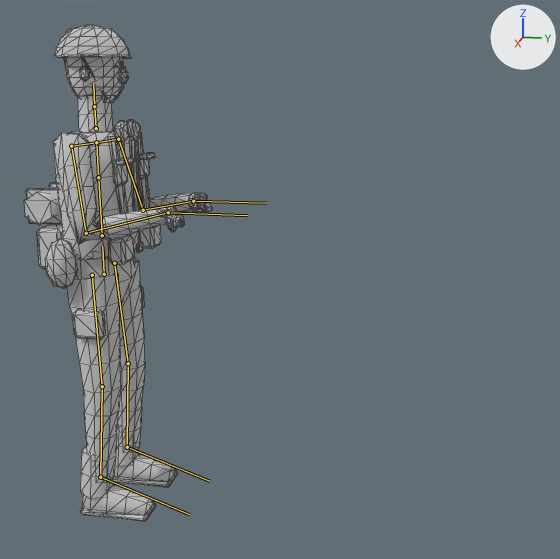
One commit to the glTF model ambush_loop/art/v2/models/enemy_patrol_lod1.glb: the scene before it, then after it.
Camera for both pictures: a camera (50 mm lens) standing at (2.72, 1.24, 1.62) and looking at (0.0, 0.69, 0.94). The axes (+X, +Y, +Z) are drawn at upper right. The lights are the same throughout. The first picture is the older version. The bones that change, and the others that lie on the model, are drawn over the model as lines. Mesh edges are drawn as thin lines.

The first picture shows 'enemy_patrol_body_lod1'.
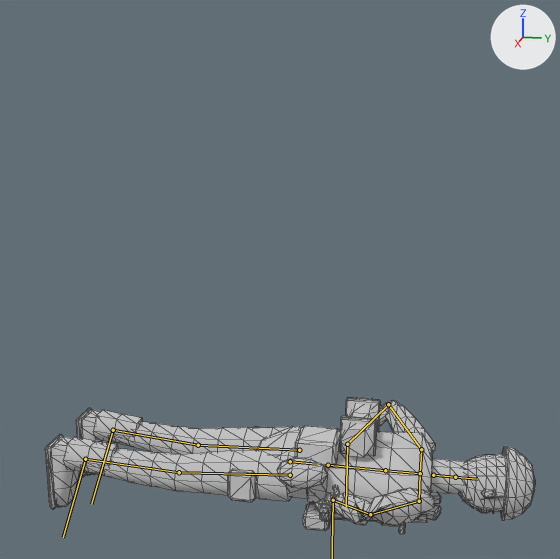
The newer file adds an action. The first version stands in its rest pose; the second is drawn at frame 0 of the action 'corpse_lift'.

Boxes [x1, y1, x2, y2] around the edits, measured in the pictures (560 x 559 px):
'enemy_patrol_body_lod1', posed (160% wider, 72% shorter)
    before: [24, 25, 212, 522]
    after: [45, 397, 535, 534]
bone 'pelvis', root to tip
    before: (104, 274) to (102, 246)
    after: (290, 461) to (317, 464)
bone 'clavicle.L', root to tip
    before: (96, 142) to (118, 139)
    after: (420, 473) to (421, 449)
bone 'upper_arm.L', root to tip
    before: (118, 139) to (143, 210)
    after: (421, 449) to (388, 404)
bone 'forearm.L', root to tip
    before: (143, 210) to (193, 201)
    after: (388, 404) to (347, 444)
bone 'hand.L', root to tip
    before: (193, 201) to (266, 203)
    after: (347, 444) to (346, 506)
bone 'clavicle.R', root to tip
    before: (96, 142) to (71, 146)
    after: (420, 473) to (419, 501)
bone 'upper_arm.R', root to tip
    before: (71, 146) to (86, 233)
    after: (419, 501) to (370, 514)
bone 'forearm.R', root to tip
    before: (86, 233) to (168, 212)
    after: (370, 514) to (333, 500)
bone 'thigh.L', root to tip
    before: (114, 263) to (128, 363)
    after: (299, 450) to (198, 445)
bone 'shin.L', root to tip
    before: (128, 363) to (127, 447)
    after: (198, 445) to (113, 430)
bone 'foot.L', root to tip
    before: (127, 447) to (209, 481)
    after: (113, 430) to (91, 504)
bone 'thigh.R', root to tip
    before: (92, 275) to (102, 386)
    after: (290, 475) to (179, 472)
bone 'shin.R', root to tip
    before: (102, 386) to (100, 477)
    after: (179, 472) to (85, 459)
bone 'foot.R', root to tip
    before: (100, 477) to (189, 514)
    after: (85, 459) to (63, 537)

What the commit changed:
Bone 'pelvis' (bone_pelvis) moves from (0.0, 0.0, 0.0) to (0.0, -0.717, -0.73).
Bone 'pelvis' (bone_pelvis) turns from (0, 0, 0) to (-90, 0, 0) degrees about its own x, y and z.
Bone 'clavicle.L' (bone_clavicle_l) turns from (0, 0, 0) to (0, -90, 0) degrees about its own x, y and z.
Bone 'upper_arm.L' (bone_upper_arm_l) turns from (0, 0, 0) to (-16, 18, 95) degrees about its own x, y and z.
Bone 'forearm.L' (bone_forearm_l) turns from (0, 0, 0) to (61, 65, -69) degrees about its own x, y and z.
Bone 'hand.L' (bone_hand_l) turns from (0, 0, 0) to (-101, -30, 101) degrees about its own x, y and z.
Bone 'clavicle.R' (bone_clavicle_r) turns from (0, 0, 0) to (0, 90, 0) degrees about its own x, y and z.
Bone 'upper_arm.R' (bone_upper_arm_r) turns from (0, 0, 0) to (-16, -18, -95) degrees about its own x, y and z.
Bone 'forearm.R' (bone_forearm_r) turns from (0, 0, 0) to (61, -65, 69) degrees about its own x, y and z.
Bone 'hand.R' (bone_hand_r) turns from (0, 0, 0) to (-101, 30, -101) degrees about its own x, y and z.
Bone 'thigh.L' (bone_thigh_l) turns from (0, 0, 0) to (0, -5, -1) degrees about its own x, y and z.
Bone 'shin.L' (bone_shin_l) turns from (0, 0, 0) to (0, 2, 3) degrees about its own x, y and z.
Bone 'foot.L' (bone_foot_l) turns from (0, 0, 0) to (0, -1, -3) degrees about its own x, y and z.
Bone 'thigh.R' (bone_thigh_r) turns from (0, 0, 0) to (0, 5, 1) degrees about its own x, y and z.
Bone 'shin.R' (bone_shin_r) turns from (0, 0, 0) to (0, -2, -3) degrees about its own x, y and z.
Bone 'foot.R' (bone_foot_r) turns from (0, 0, 0) to (0, 1, 3) degrees about its own x, y and z.
